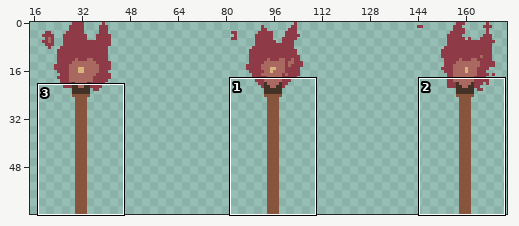
Two states of a sprite sheet, Hazards/Sprites/torch.png. The picture above shows the old version from afar; the outline marks the close-up.
Close-up. First the earlier version:
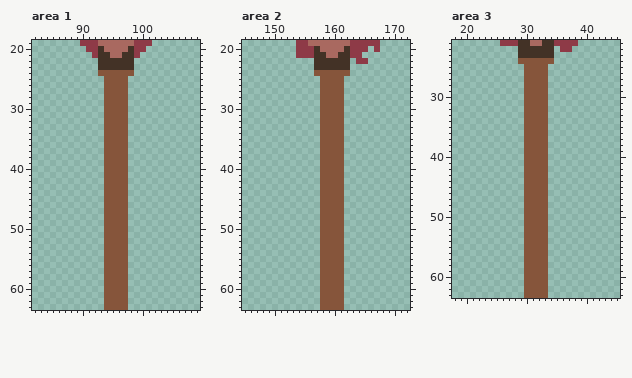
The file is 192x64 pixels. Shown: area 1: x 82..109, y 19..63; area 2: x 145..172, y 19..63; area 3: x 18..45, y 21..63. The wide view leaves out empty margins.
Once edited:
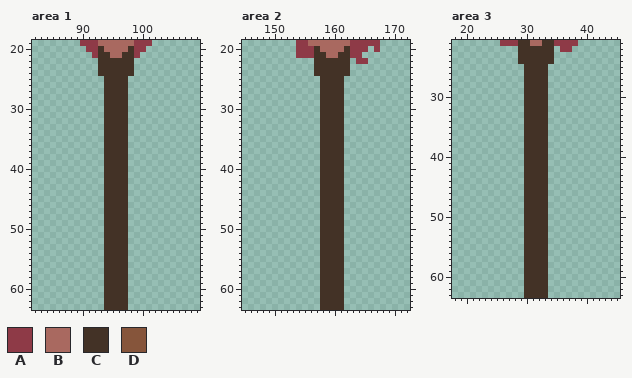
Palette (. is transparent): A #8e3a47  B #a96960  C #433226  D #86553b
What changed:
Changed rows in their new state; - is an unchanged pixel.
Area 1:
first column x 93:
24 CCCCCC
25 -CCCC-
26 -CCCC-
27 -CCCC-
28 -CCCC-
29 -CCCC-
30 -CCCC-
31 -CCCC-
32 -CCCC-
33 -CCCC-
34 -CCCC-
35 -CCCC-
36 -CCCC-
37 -CCCC-
38 -CCCC-
39 -CCCC-
40 -CCCC-
41 -CCCC-
42 -CCCC-
43 -CCCC-
44 -CCCC-
45 -CCCC-
46 -CCCC-
47 -CCCC-
48 -CCCC-
49 -CCCC-
50 -CCCC-
51 -CCCC-
52 -CCCC-
53 -CCCC-
54 -CCCC-
55 -CCCC-
56 -CCCC-
57 -CCCC-
58 -CCCC-
59 -CCCC-
60 -CCCC-
61 -CCCC-
62 -CCCC-
63 -CCCC-
Area 2:
first column x 157:
24 CCCCCC
25 -CCCC-
26 -CCCC-
27 -CCCC-
28 -CCCC-
29 -CCCC-
30 -CCCC-
31 -CCCC-
32 -CCCC-
33 -CCCC-
34 -CCCC-
35 -CCCC-
36 -CCCC-
37 -CCCC-
38 -CCCC-
39 -CCCC-
40 -CCCC-
41 -CCCC-
42 -CCCC-
43 -CCCC-
44 -CCCC-
45 -CCCC-
46 -CCCC-
47 -CCCC-
48 -CCCC-
49 -CCCC-
50 -CCCC-
51 -CCCC-
52 -CCCC-
53 -CCCC-
54 -CCCC-
55 -CCCC-
56 -CCCC-
57 -CCCC-
58 -CCCC-
59 -CCCC-
60 -CCCC-
61 -CCCC-
62 -CCCC-
63 -CCCC-
Area 3:
first column x 29:
24 CCCCCC
25 -CCCC-
26 -CCCC-
27 -CCCC-
28 -CCCC-
29 -CCCC-
30 -CCCC-
31 -CCCC-
32 -CCCC-
33 -CCCC-
34 -CCCC-
35 -CCCC-
36 -CCCC-
37 -CCCC-
38 -CCCC-
39 -CCCC-
40 -CCCC-
41 -CCCC-
42 -CCCC-
43 -CCCC-
44 -CCCC-
45 -CCCC-
46 -CCCC-
47 -CCCC-
48 -CCCC-
49 -CCCC-
50 -CCCC-
51 -CCCC-
52 -CCCC-
53 -CCCC-
54 -CCCC-
55 -CCCC-
56 -CCCC-
57 -CCCC-
58 -CCCC-
59 -CCCC-
60 -CCCC-
61 -CCCC-
62 -CCCC-
63 -CCCC-
Changed places in both close-ups, as pixel boxes (x1, y1, x2, y2):
changed: (98, 70, 134, 310)
changed: (314, 70, 350, 310)
changed: (518, 58, 554, 298)
